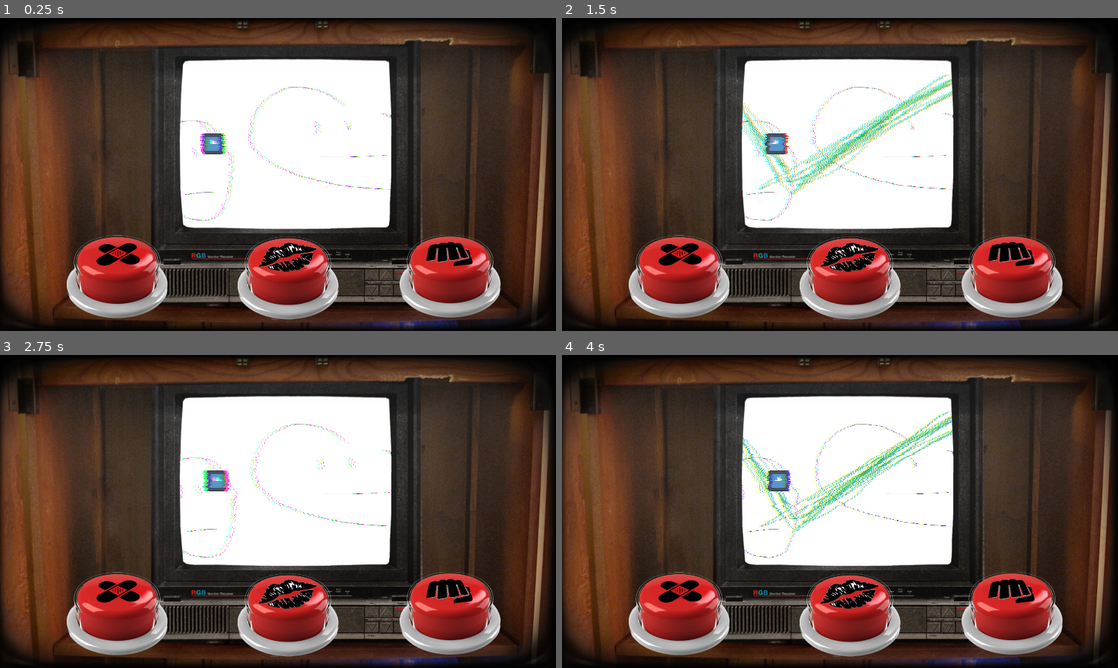
Above: before the commit, frames 1-4 (two rows, left to right).
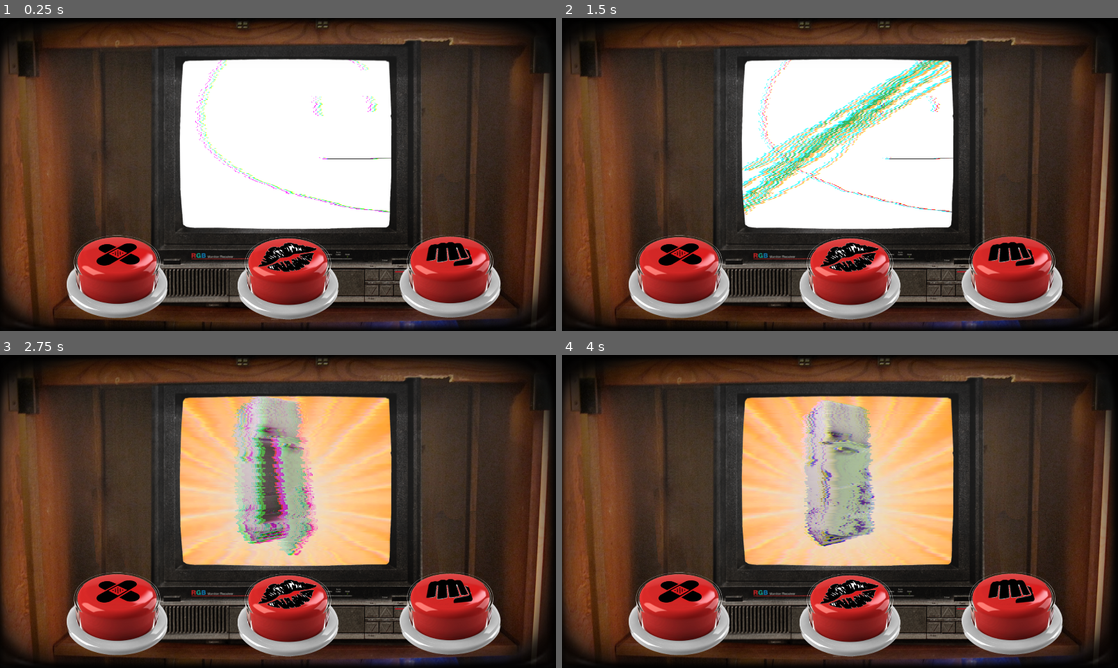
Above: after the commit, the same moments.

Repository: Rhevik/growup-mending
Game: Godot game, scene res://ui.tscn
Same seed, same stepped clock (60 frames per second), same inputs: the game is played once before the commit and once after it. The engine's default icon, where the game draws it, is replaced by a stand-in: a white triangle on a blue panel in a dark square.
Inputs (mouse positions are in pixels of both pictures, inside the frame that each line leads up to):
- Up to frame 1 (0.25 s): no input
- Up to frame 2 (1.5 s): click (678, 277) at 0.5 s; click (851, 277) at 1.25 s
- Up to frame 3 (2.75 s): click (450, 611) at 2 s
- Up to frame 4 (4 s): click (678, 614) at 2.75 s; click (851, 614) at 3.5 s

The runs differ from the first frame. In frame 1, 1.1% of the frame differs, in the area x 32-71%, y 13-65%; in frame 2, 6.0%; in frame 3, 20%, in the area x 32-71%, y 13-68%; in frame 4, 20%.

Commit message:
let there be fridge

Diff:
--- /dev/null
+++ b/FlexTaper/Challenges/Fridge.tres
@@ -0,0 +1,48 @@
+[gd_resource type="Resource" script_class="Challenge" load_steps=8 format=3 uid="uid://m2so6hxtbnp1"]
+
+[ext_resource type="Texture2D" uid="uid://dbvc6bprhvnoc" path="res://Art/Fridge/fridge_broken.png" id="1_0rnbh"]
+[ext_resource type="Script" uid="uid://bukmyuebwoyh7" path="res://Challenges/challenge.gd" id="1_yv2r2"]
+[ext_resource type="Texture2D" uid="uid://dtgy6n76cpxu6" path="res://Art/Fridge/fridge_kiss.png" id="2_74jvu"]
+[ext_resource type="Texture2D" uid="uid://uqlqyvax1t8s" path="res://Art/Fridge/fridge_punch.png" id="2_wvb7l"]
+
+[sub_resource type="SpriteFrames" id="SpriteFrames_wvb7l"]
+animations = [{
+"frames": [{
+"duration": 1.0,
+"texture": ExtResource("1_0rnbh")
+}],
+"loop": true,
+"name": &"default",
+"speed": 5.0
+}]
+
+[sub_resource type="SpriteFrames" id="SpriteFrames_738b4"]
+animations = [{
+"frames": [{
+"duration": 1.0,
+"texture": ExtResource("2_wvb7l")
+}],
+"loop": true,
+"name": &"default",
+"speed": 5.0
+}]
+
+[sub_resource type="SpriteFrames" id="SpriteFrames_t310j"]
+animations = [{
+"frames": [{
+"duration": 1.0,
+"texture": ExtResource("2_74jvu")
+}],
+"loop": true,
+"name": &"default",
+"speed": 5.0
+}]
+
+[resource]
+script = ExtResource("1_yv2r2")
+id = "fridge"
+damagedImage = SubResource("SpriteFrames_wvb7l")
+repairedImage = SubResource("SpriteFrames_t310j")
+failedImage = SubResource("SpriteFrames_738b4")
+solution = Array[int]([])
+metadata/_custom_type_script = "uid://bukmyuebwoyh7"
--- a/FlexTaper/ui.tscn
+++ b/FlexTaper/ui.tscn
@@ -1,27 +1,28 @@
-[gd_scene load_steps=16 format=3 uid="uid://cmfsyjxq6uh86"]
+[gd_scene load_steps=17 format=3 uid="uid://cmfsyjxq6uh86"]
 
 [ext_resource type="Material" uid="uid://ck0pnku3q0055" path="res://Art/crt_shader/crt_shader_material.tres" id="1_e2l4f"]
 [ext_resource type="PackedScene" uid="uid://uqc7vo7b28q0" path="res://GameManager/GameManager.tscn" id="1_fyqef"]
 [ext_resource type="Texture2D" uid="uid://dnj252uwsuygs" path="res://Assets/UI/Flextape_UI.png" id="1_ibotj"]
-[ext_resource type="Texture2D" uid="uid://bd82ef3d8fis6" path="res://Tests/test_arguing_challenge.png" id="2_gs482"]
-[ext_resource type="Texture2D" uid="uid://0ippu1thqesq" path="res://icon.svg" id="2_n5rqp"]
+[ext_resource type="Texture2D" uid="uid://dwl4ltjrgktq" path="res://Art/bg_winstate.png" id="2_cxd00"]
 [ext_resource type="Script" uid="uid://bukmyuebwoyh7" path="res://Challenges/challenge.gd" id="2_nltto"]
+[ext_resource type="Texture2D" uid="uid://dbvc6bprhvnoc" path="res://Art/Fridge/fridge_broken.png" id="3_etlur"]
 [ext_resource type="Resource" uid="uid://xftevqf358xg" path="res://Tests/ChallengeTest.tres" id="3_ibotj"]
 [ext_resource type="Texture2D" uid="uid://bel5g0w63rwrq" path="res://Assets/UI/unpressed_tape.png" id="6_e2l4f"]
 [ext_resource type="Texture2D" uid="uid://p8tqar06ajck" path="res://Assets/UI/pressed_tape.png" id="7_n5rqp"]
 [ext_resource type="Texture2D" uid="uid://dd3808dck2nl7" path="res://Assets/UI/unpressed_kiss.png" id="8_gs482"]
 [ext_resource type="Texture2D" uid="uid://c0xbfdvvcxwoo" path="res://Assets/UI/pressed_kiss.png" id="9_cxd00"]
+[ext_resource type="Resource" uid="uid://m2so6hxtbnp1" path="res://Challenges/Fridge.tres" id="9_etlur"]
 [ext_resource type="Texture2D" uid="uid://clghys13gb376" path="res://Assets/UI/unpressed_punch.png" id="10_etlur"]
 [ext_resource type="Texture2D" uid="uid://brr7lswttw38" path="res://Assets/UI/pressed_punch.png" id="11_7rqds"]
 
 [sub_resource type="ViewportTexture" id="ViewportTexture_e2l4f"]
 viewport_path = NodePath("SubViewport")
 
-[sub_resource type="SpriteFrames" id="SpriteFrames_cxd00"]
+[sub_resource type="SpriteFrames" id="SpriteFrames_7rqds"]
 animations = [{
 "frames": [{
 "duration": 1.0,
-"texture": ExtResource("2_gs482")
+"texture": ExtResource("3_etlur")
 }],
 "loop": true,
 "name": &"default",
@@ -37,34 +38,34 @@
 anchor_top = 0.5
 anchor_right = 0.5
 anchor_bottom = 0.5
-offset_left = -520.0
-offset_top = -404.0
-offset_right = 616.0
-offset_bottom = 382.0
+offset_left = -472.0
+offset_top = -463.0
+offset_right = 544.0
+offset_bottom = 438.0
 grow_horizontal = 2
 grow_vertical = 2
 texture = SubResource("ViewportTexture_e2l4f")
 expand_mode = 2
-stretch_mode = 4
+stretch_mode = 3
 
 [node name="SubViewport" type="SubViewport" parent="."]
 size = Vector2i(1982, 1052)
 
+[node name="Backing" type="Sprite2D" parent="SubViewport"]
+position = Vector2(965.21, 500)
+scale = Vector2(1.75, 1.75)
+texture = ExtResource("2_cxd00")
+
 [node name="TelevisionAnimation" type="AnimatedSprite2D" parent="SubViewport"]
-sprite_frames = SubResource("SpriteFrames_cxd00")
-centered = false
-
-[node name="Sprite2D" type="Sprite2D" parent="SubViewport"]
-position = Vector2(136.155, 120.715)
-texture = ExtResource("2_n5rqp")
-offset = Vector2(400, 400)
+position = Vector2(950, 402.045)
+sprite_frames = SubResource("SpriteFrames_7rqds")
 
 [node name="MainScreen" type="Sprite2D" parent="."]
 texture = ExtResource("1_ibotj")
 centered = false
 
 [node name="GameManager" parent="." instance=ExtResource("1_fyqef")]
-AllChallenges = Array[ExtResource("2_nltto")]([ExtResource("3_ibotj")])
+AllChallenges = Array[ExtResource("2_nltto")]([ExtResource("3_ibotj"), ExtResource("9_etlur")])
 
 [node name="ChallengeDirector" parent="GameManager" index="1" node_paths=PackedStringArray("tvSprite")]
 tvSprite = NodePath("../../SubViewport/TelevisionAnimation")
Binary file added: FlexTaper/Art/Fridge/fridge_broken.png
Not shown, added: FlexTaper/Art/Fridge/fridge_broken.png.import
Binary file added: FlexTaper/Art/Fridge/fridge_kiss.png
Not shown, added: FlexTaper/Art/Fridge/fridge_kiss.png.import
Binary file added: FlexTaper/Art/Fridge/fridge_punch.png
Not shown, added: FlexTaper/Art/Fridge/fridge_punch.png.import
Binary file added: FlexTaper/Art/Fridge/fridge_tape.png
Not shown, added: FlexTaper/Art/Fridge/fridge_tape.png.import
Binary file added: FlexTaper/Art/bg_winstate.png
Not shown, added: FlexTaper/Art/bg_winstate.png.import
